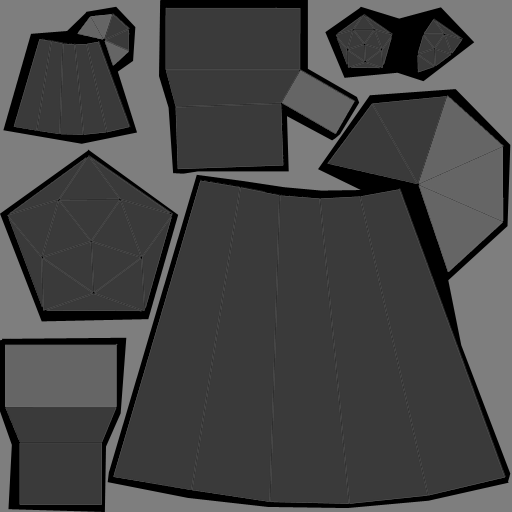
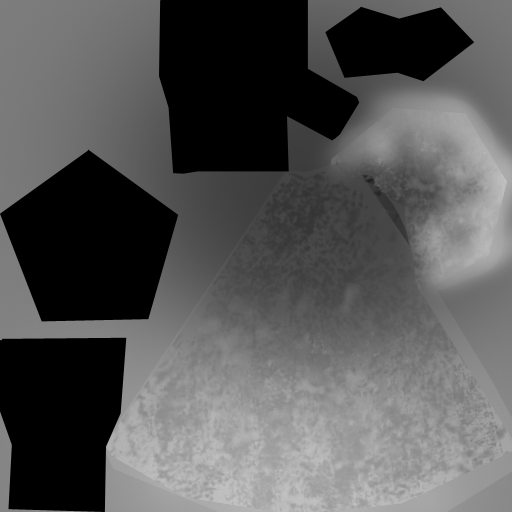
Two versions of the same layered image (512 × 512). Layer-by-layer changes:
hid "UV", opacity 100% → 6%, painted on it over [left=4, top=5, right=507, bottom=506]
removed layer "Krystal_Maly" over [left=3, top=6, right=137, bottom=144]
removed layer "Krystal_Velky" over [left=107, top=89, right=511, bottom=508]
added layer "Vrstva 10" (58%) above "Vrstva 9" over [left=0, top=0, right=512, bottom=512]
added layer "Vrstva 8" above "Vrstva 7" over [left=105, top=89, right=512, bottom=512]
added layer "Vrstva 6" (75%) above "Krystaly" over [left=102, top=67, right=512, bottom=512]
added layer "Krystaly" above "Pozadí" over [left=106, top=107, right=512, bottom=512]
